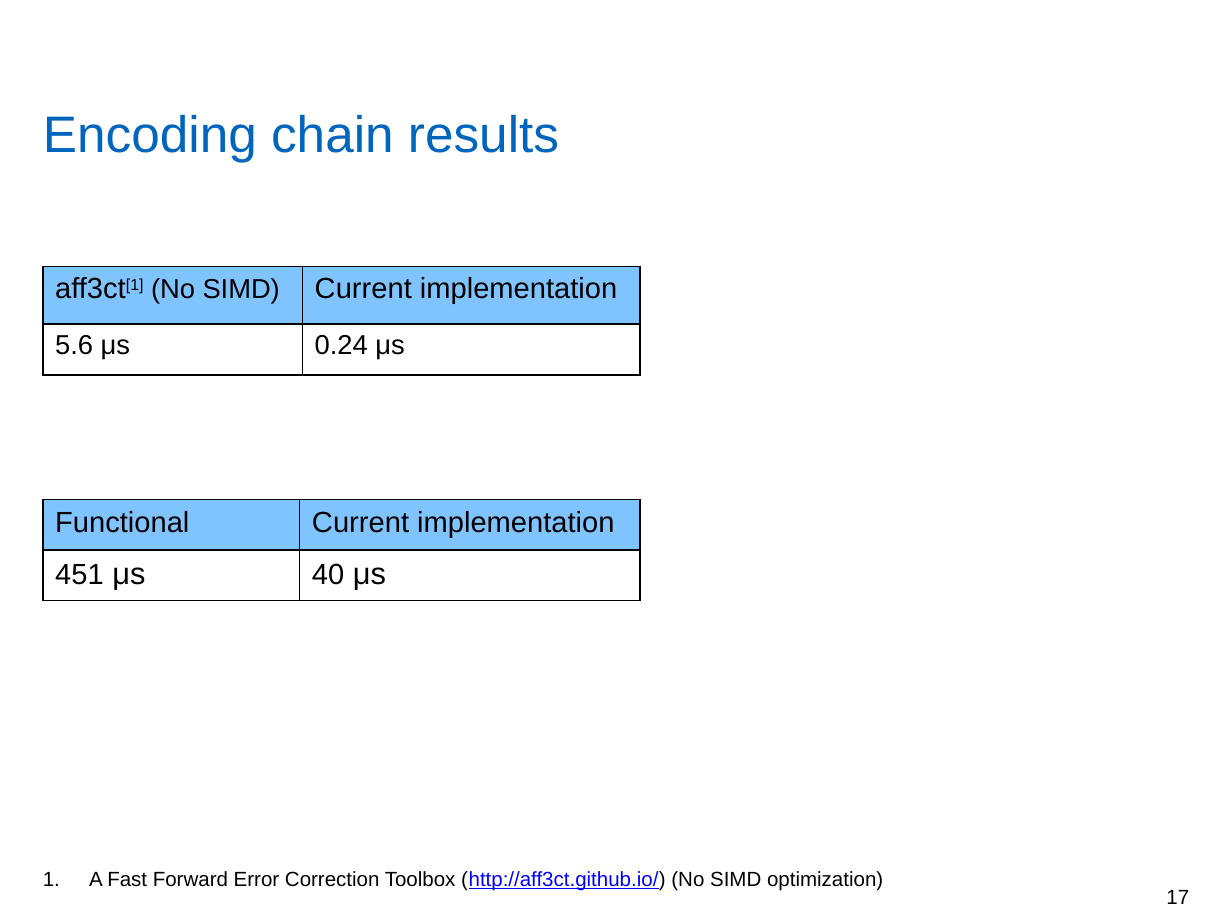
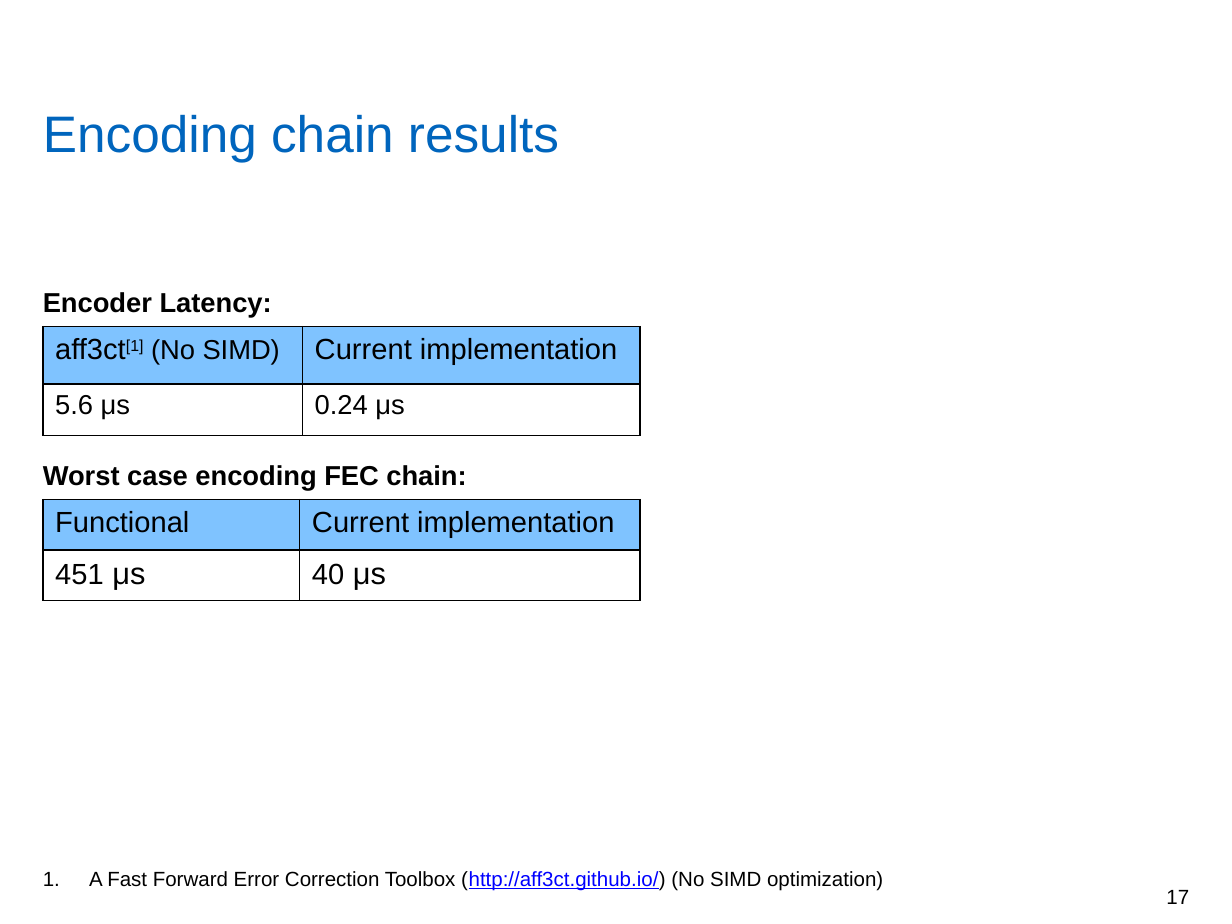
Before and after one commit to yadhu1961/thesis_5GPolorCodes, a slide deck: slide 17 of final_presentation/finalPpt1.1.pptx. Drawn at 1232x924 pixels with LibreOffice and Linux fonts; fonts in the diff are those of the drawing; grey boxes stand for pictures; background and template pictures are left out. Boxes give left, top, right and bottom in pixels: in the first picture for what was removed or moved away, otherwise in the second. Text is boxed around its words. In the diff, an @@ line names an element or a change of style, - is before the commit and + after.

```diff
--- a/final_presentation/finalPpt1.1.pptx
+++ b/final_presentation/finalPpt1.1.pptx
@@ text added at (43,292,272,317), 16 pt, text #000000, bold @@
+Encoder Latency:
@@ table: place and size @@
-table at (43,266,641,375)
+table at (43,326,641,435)
@@ text added at (43,465,466,490), 16 pt, text #000000, bold @@
+Worst case encoding FEC chain:
```
Also in this commit, not shown: 13 other slides changed, 2 other files.
